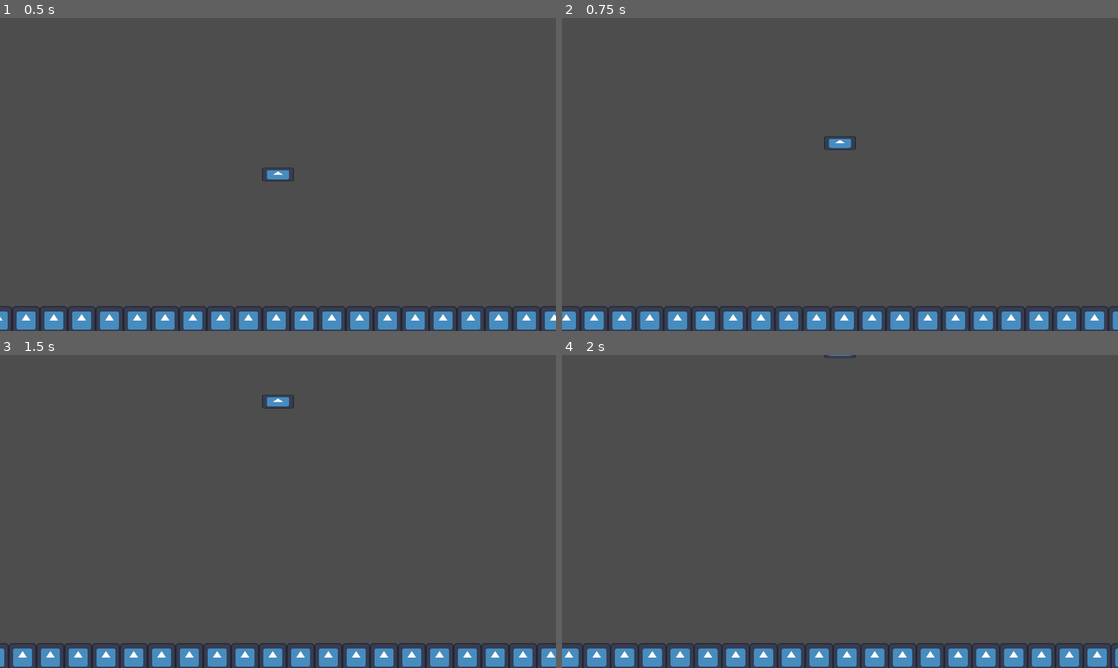
Above: before the commit, frames 1-4 (two rows, left to right).
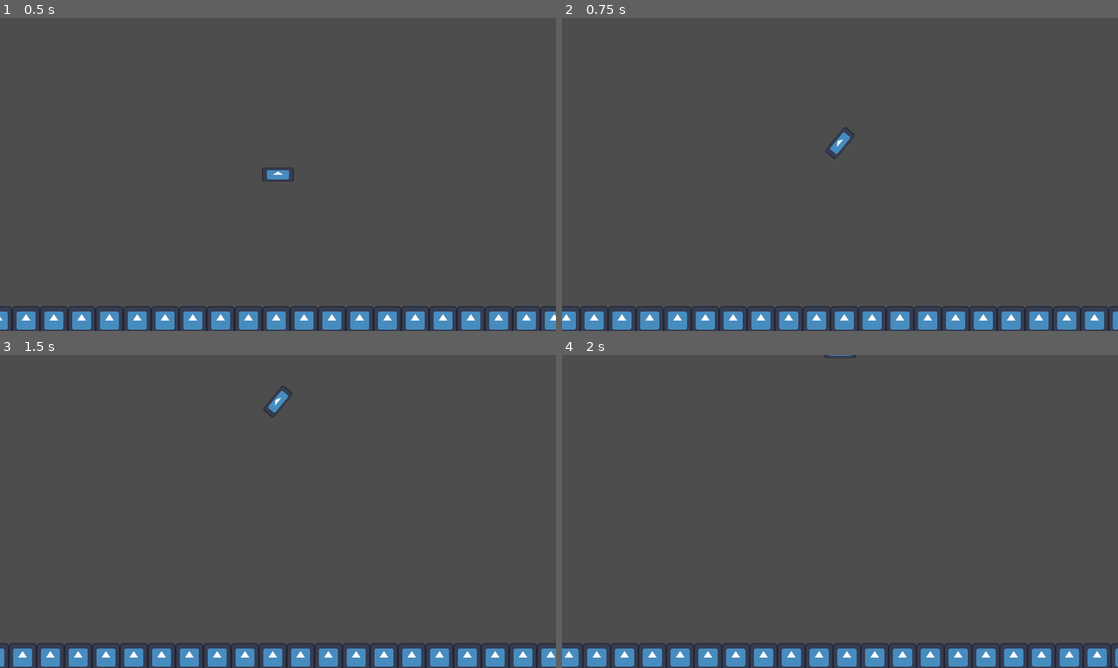
Above: after the commit, the same moments.

Repository: kjerosky/swimmy-fish
Game: Godot game, scene res://scenes/main_level.tscn
The game is run twice, just before and just after one commit, with the same random seed, the same clock (stepped at 60 frames per second) and the same inputs. The engine's default icon, where the game draws it, is replaced by a stand-in: a white triangle on a blue panel in a dark square.
Inputs:
- Up to frame 1 (0.5 s): no input
- Up to frame 2 (0.75 s): tap Space (swim) at 0.6 s
- Up to frame 3 (1.5 s): tap Space (swim) at 1.35 s
- Up to frame 4 (2 s): no input

Frame 1 is identical in both runs. In frame 2, 0.2% of the frame differs, in the area x 47-53%, y 34-45%; in frame 3, 0.2%, in the area x 47-53%, y 9-20%; in frame 4, less than 0.1%.

Commit message:
Rotate player to point in direction of movement

Diff:
--- a/scripts/player.gd
+++ b/scripts/player.gd
@@ -1,13 +1,19 @@
 class_name Player
 extends CharacterBody2D
 
+@onready var sprite_and_collider := $CollisionShape2D
+
 signal player_hit_floor_during_play
 
-const SWIM_UP_VELOCITY = -600.0
+const SWIM_UP_VELOCITY := -600.0
+
+# The magic number here is just to make the visual rotation not so extreme.
+const VIRTUAL_HORIZONTAL_VELOCITY := -Constants.SCROLL_VELOCITY * 2.0
 
 enum PlayerState {
 	WAITING_TO_START,
 	PLAYING,
+	DYING,
 	DEAD,
 }
 
@@ -26,21 +32,33 @@
 		get_tree().quit()
 
 	velocity += get_gravity() * delta
+	var visual_direction := Vector2(VIRTUAL_HORIZONTAL_VELOCITY, velocity.y)
 
 	match state:
 		PlayerState.WAITING_TO_START:
 			velocity = Vector2.ZERO
+			visual_direction = Vector2.RIGHT
 
 		PlayerState.PLAYING:
 			if Input.is_action_just_pressed("swim"):
 				velocity.y = SWIM_UP_VELOCITY
 
-		PlayerState.DEAD:
+		PlayerState.DYING:
 			pass # nothing to do for now
 
+		PlayerState.DEAD:
+			visual_direction = Vector2.RIGHT
+
 	var hit_floor := move_and_slide()
-	if hit_floor and state == PlayerState.PLAYING:
-		player_hit_floor_during_play.emit()
+	if hit_floor:
+		if state == PlayerState.PLAYING:
+			player_hit_floor_during_play.emit()
+
+		if state == PlayerState.DYING:
+			visual_direction = Vector2.RIGHT
+			state = PlayerState.DEAD
+
+	sprite_and_collider.rotation = atan2(visual_direction.y, visual_direction.x)
 
 # ---------------------------------------------------------------------------
 
@@ -57,5 +75,5 @@
 # ---------------------------------------------------------------------------
 
 func die() -> void:
-	state = PlayerState.DEAD
+	state = PlayerState.DYING
 	velocity = Vector2.ZERO
